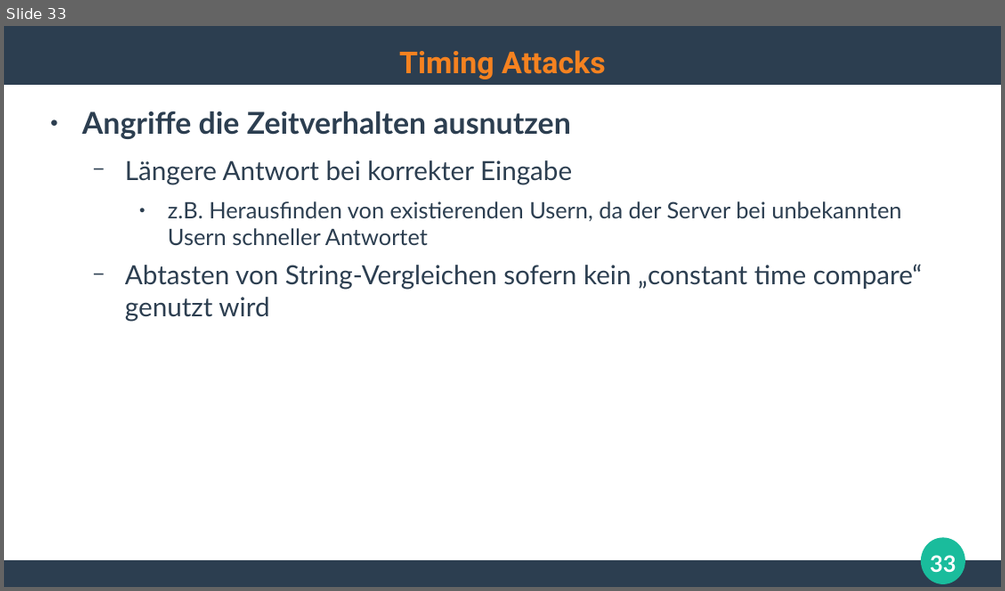
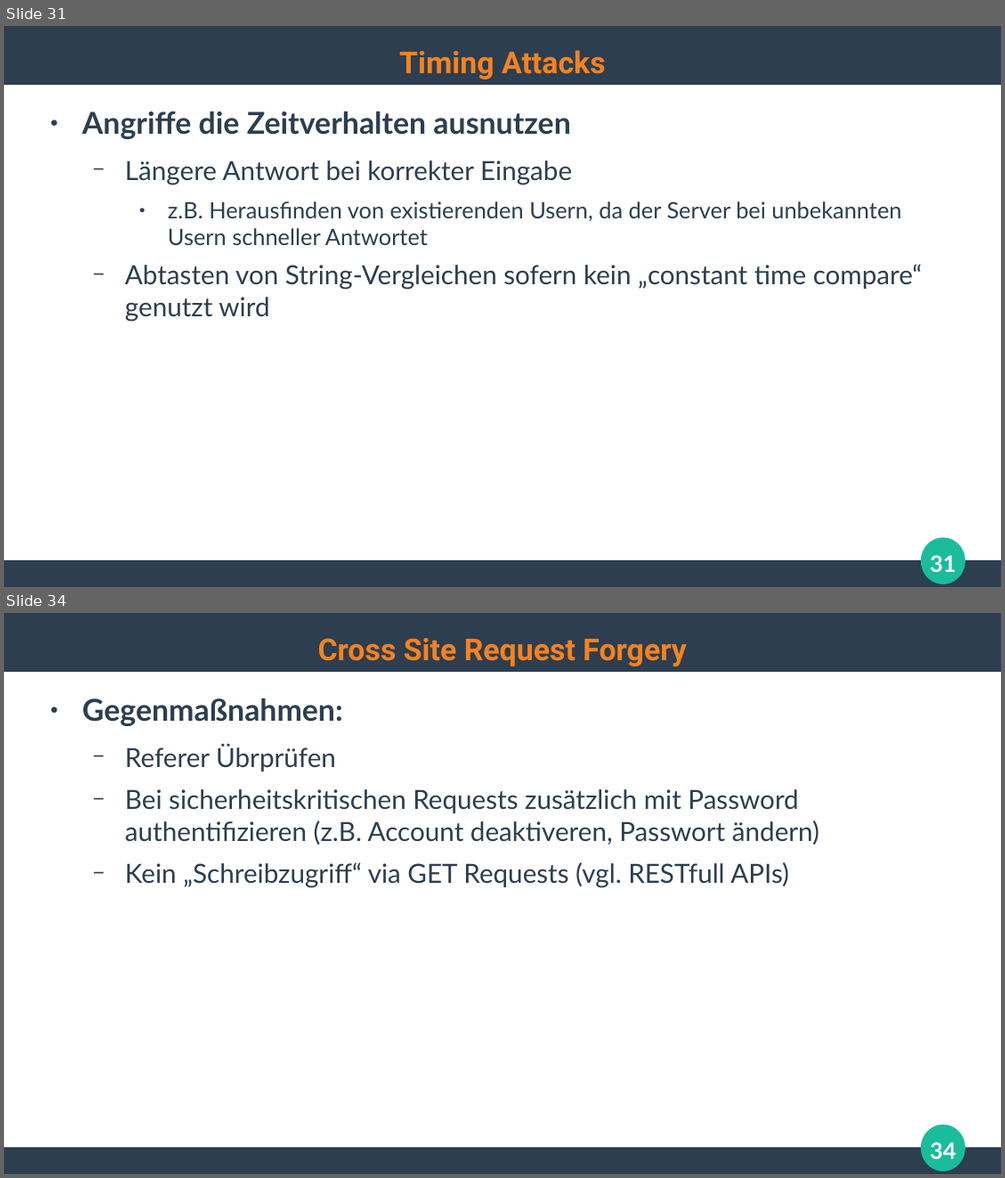
Before and after one commit to ghandmann/HS-AlbSig-WebAnwendungen2, a slide deck: Kapitel/06_WebSecurity.odp. Shown one above the other, each under a label of ours: slide 33 before the commit, slides 31 and 34 after it; the slides between them are not shown. The pictures are 1005x591 and 1005x1178 pixels, drawn with LibreOffice and Linux fonts; fonts in the diff are those of the drawing. Boxes give left, top, right and bottom in pixels: in the first picture for what was removed or moved away, otherwise in the second. Text is boxed around its words. In the diff, an @@ line names an element or a change of style, - is before the commit and + after.

```diff
--- a/Kapitel/06_WebSecurity.odp
+++ b/Kapitel/06_WebSecurity.odp
@@ slide 34 added at <box>4,613,1001,1174</box>, background #FFFFFF; not listed: 3 template elements that a slide beside it also shows @@
@@ title added at <box>318,638,687,666</box>, 24 pt, text #F58220, bold @@
+Cross Site Request Forgery
@@ text added at <box>82,698,819,888</box>, 21 pt, text #2C3E50 @@
+● Gegenmaßnahmen:
+  − Referer Übrprüfen
+  − Bei sicherheitskritischen Requests zusätzlich mit Password authentifizieren (z.B. Account deaktiveren, Passwort ändern)
+  − Kein „Schreibzugriff“ via GET Requests (vgl. RESTfull APIs)
@@ page number added at <box>930,1142,955,1159</box>, 18 pt, text #FFFFFF, bold @@
+34
@@ what was slide 33 is now slide 31 @@
@@ page number at <box>930,555,955,572</box>: text changed @@
-33
+31
```
Also in this commit, not shown: 1 slide changed, 7 other slides added, 1 slide removed.
